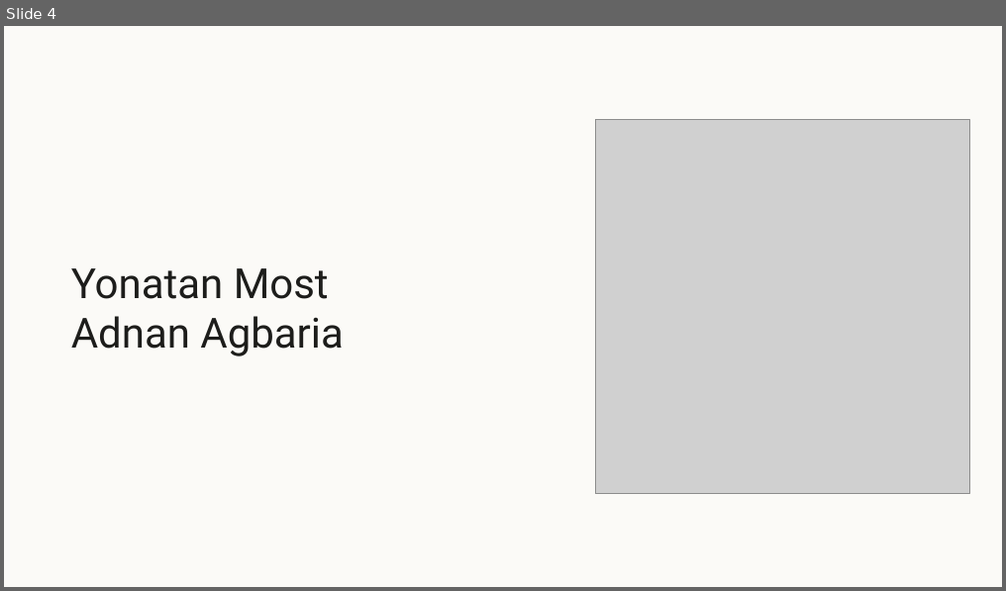
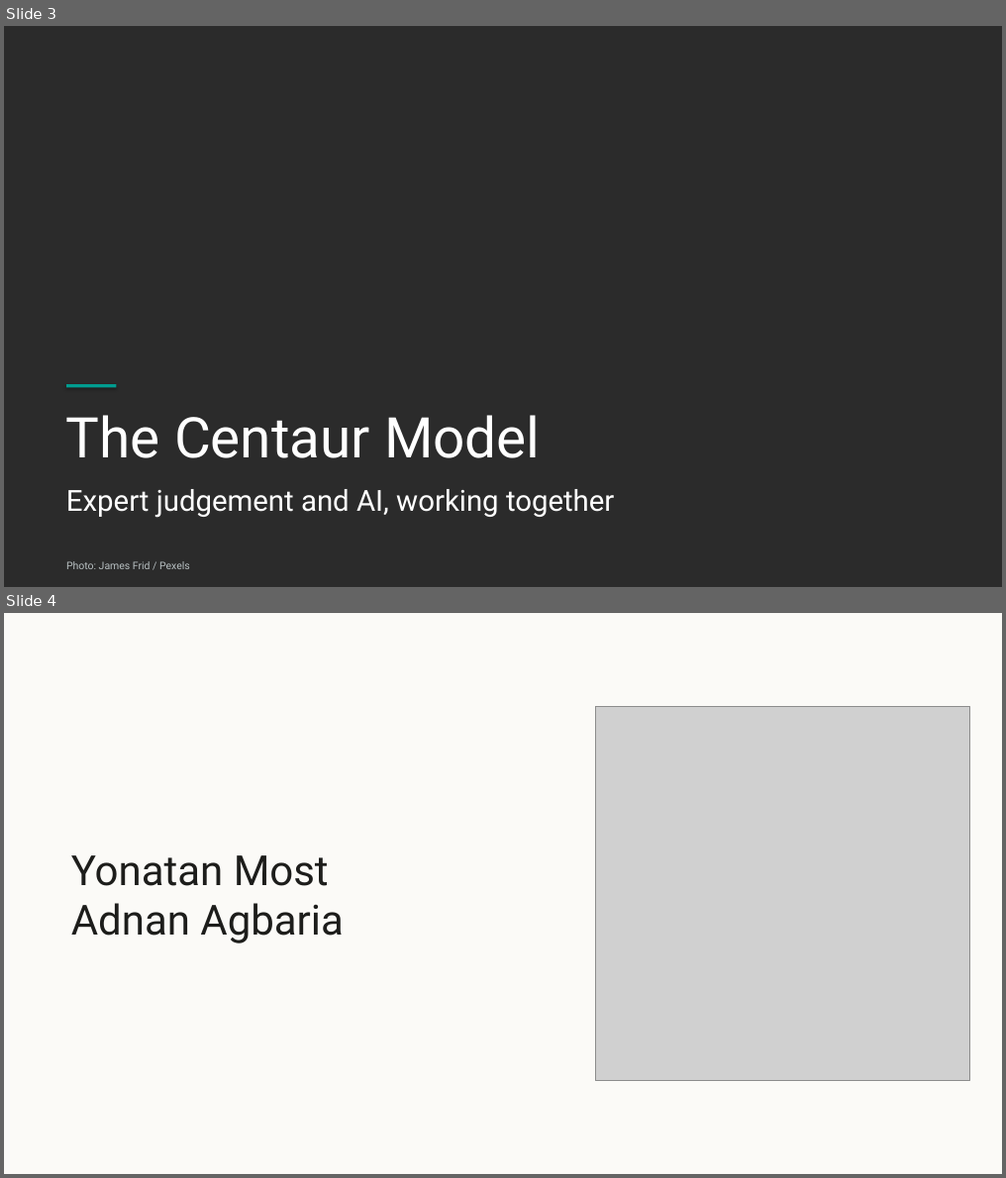
Before and after one commit to yonatanmost-commits/Kinnerret-Level-Forecast, a slide deck: docs/talk/talk.pptx. Shown one above the other, each under a label of ours: slide 4 before the commit, slides 3 and 4 after it. The pictures are 1006x591 and 1006x1178 pixels, drawn with LibreOffice and Linux fonts; fonts in the diff are those of the drawing; grey boxes stand for pictures; background and template pictures are left out; a plain dark background stands for a picture behind light text. Boxes give left, top, right and bottom in pixels: in the first picture for what was removed or moved away, otherwise in the second. Text is boxed around its words. In the diff, an @@ line names an element or a change of style, - is before the commit and + after.

```diff
--- a/docs/talk/talk.pptx
+++ b/docs/talk/talk.pptx
@@ slide 3 added at [4,26,1002,587], background picture (left out) @@
@@ rectangle added at [66,384,116,387], fill #009C8F @@
@@ text added at [66,415,541,459], 54 pt, text #FFFFFF @@
+The Centaur Model
@@ text added at [66,489,614,518], 28 pt, text #FFFFFF @@
+Expert judgement and AI, working together
@@ text added at [66,562,190,570], 10 pt, text #B8C0C2 @@
+Photo: James Frid / Pexels
```
Also in this commit, not shown: 2 slides removed, 5 other files.
